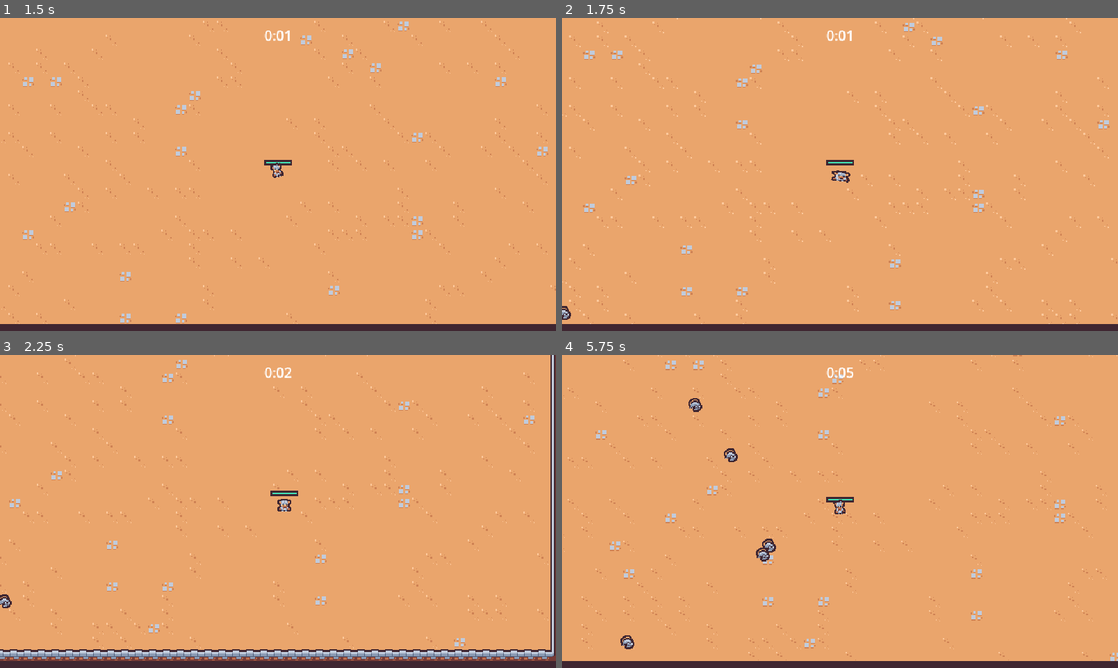
Above: before the commit, frames 1-4 (two rows, left to right).
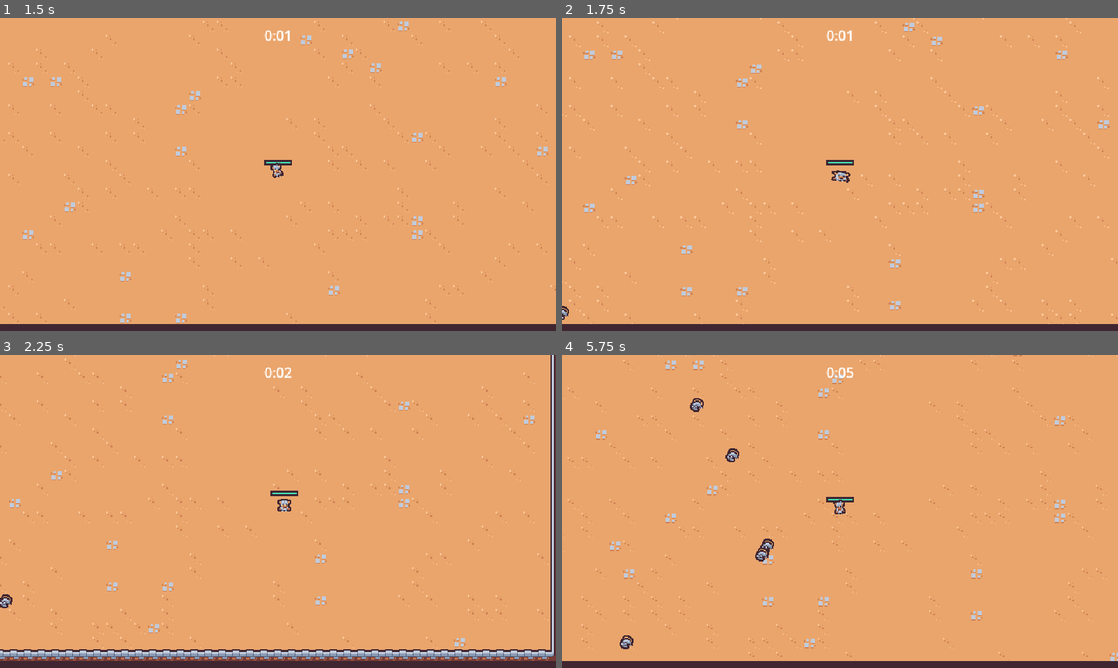
Above: after the commit, the same moments.

Repository: bseth15/2DSurvivorsCourse
Game: Godot game, scene res://scenes/main/main.tscn
Same seed, same stepped clock (60 frames per second), same inputs: the game is played once before the commit and once after it.
Inputs (mouse positions are in pixels of both pictures, inside the frame that each line leads up to):
- Up to frame 1 (1.5 s): move the mouse to (400, 158) at 0.52 s; press the mouse at (400, 158) at 0.53 s; hold D (move_right) 0.53-1.28 s; move the mouse to (166, 190) at 1.27 s; release the mouse at (166, 190) at 1.28 s; hold S (move_down) from 1.28 s (still down); click (166, 190) at 1.35 s
- Up to frame 2 (1.75 s): keep holding S (move_down)
- Up to frame 3 (2.25 s): move the mouse to (333, 442) at 2.02 s; release S (move_down) at 2.03 s; press the mouse at (333, 442) at 2.03 s; hold D (move_right) from 2.03 s (still down)
- Up to frame 4 (5.75 s): move the mouse to (812, 574) at 2.77 s; release D (move_right) at 2.78 s; release the mouse at (812, 574) at 2.78 s; hold W (move_up) 2.78-3.53 s; click (812, 574) at 2.85 s; move the mouse to (1006, 558) at 3.52 s; press the mouse at (1006, 558) at 3.53 s; hold A (move_left) 3.53-5.03 s; move the mouse to (673, 464) at 4.27 s; release the mouse at (673, 464) at 4.28 s; click (673, 464) at 4.35 s; move the mouse to (867, 511) at 5.02 s; press the mouse at (867, 511) at 5.03 s; hold S (move_down) from 5.03 s (still down)

Frame 1 is identical in both runs. In frame 2, less than 0.1% of the frame differs, in the area x 0-2%, y 92-97%; in frame 3, less than 0.1%; in frame 4, 0.3%, in the area x 10-39%, y 13-94%.

Commit message:
animate enemy death

Diff:
--- /dev/null
+++ b/scenes/component/death_component.gd
@@ -0,0 +1,24 @@
+extends Node2D
+
+@export var health_component: Node
+@export var sprite: Sprite2D
+
+
+func _ready() -> void:
+	$GPUParticles2D.texture = sprite.texture
+	health_component.died.connect(on_died)
+
+
+
+func on_died():
+	if owner == null || not owner is Node2D:
+		return
+
+	var spawn_position = owner.global_position
+
+	var entities = get_tree().get_first_node_in_group("entities_layer")
+	get_parent().remove_child(self)
+	entities.add_child(self)
+
+	global_position = spawn_position
+	$AnimationPlayer.play("default")
--- a/scenes/component/death_component.tscn
+++ b/scenes/component/death_component.tscn
@@ -1,6 +1,22 @@
-[gd_scene load_steps=8 format=3 uid="uid://2458k5k53ji8"]
+[gd_scene load_steps=9 format=3 uid="uid://2458k5k53ji8"]
 
 [ext_resource type="Texture2D" uid="uid://conhtjpg8pvii" path="res://scenes/game_object/basic_enemy/basic_enemy.png" id="1_j3vo2"]
+[ext_resource type="Script" path="res://scenes/component/death_component.gd" id="1_nf0e7"]
+
+[sub_resource type="Animation" id="Animation_33y8i"]
+length = 0.001
+tracks/0/type = "value"
+tracks/0/imported = false
+tracks/0/enabled = true
+tracks/0/path = NodePath("GPUParticles2D:emitting")
+tracks/0/interp = 1
+tracks/0/loop_wrap = true
+tracks/0/keys = {
+"times": PackedFloat32Array(0),
+"transitions": PackedFloat32Array(1),
+"update": 1,
+"values": [false]
+}
 
 [sub_resource type="Animation" id="Animation_y8weo"]
 resource_name = "default"
@@ -31,21 +47,6 @@
 }]
 }
 
-[sub_resource type="Animation" id="Animation_33y8i"]
-length = 0.001
-tracks/0/type = "value"
-tracks/0/imported = false
-tracks/0/enabled = true
-tracks/0/path = NodePath("GPUParticles2D:emitting")
-tracks/0/interp = 1
-tracks/0/loop_wrap = true
-tracks/0/keys = {
-"times": PackedFloat32Array(0),
-"transitions": PackedFloat32Array(1),
-"update": 1,
-"values": [false]
-}
-
 [sub_resource type="AnimationLibrary" id="AnimationLibrary_jsx0t"]
 _data = {
 "RESET": SubResource("Animation_33y8i"),
@@ -63,19 +64,19 @@
 particle_flag_disable_z = true
 direction = Vector3(0, -1, 0)
 spread = 30.0
-gravity = Vector3(0, 400, 0)
-initial_velocity_min = 125.0
-initial_velocity_max = 200.0
-angular_velocity_min = -720.0
-angular_velocity_max = 720.0
+gravity = Vector3(0, 800, 0)
+initial_velocity_min = 175.0
+initial_velocity_max = 250.0
+angular_velocity_min = -1440.0
+angular_velocity_max = 1440.0
 orbit_velocity_min = 0.0
 orbit_velocity_max = 0.0
 scale_curve = SubResource("CurveTexture_oq8t8")
 
 [node name="DeathComponent" type="Node2D"]
+script = ExtResource("1_nf0e7")
 
 [node name="AnimationPlayer" type="AnimationPlayer" parent="."]
-autoplay = "default"
 libraries = {
 "": SubResource("AnimationLibrary_jsx0t")
 }
@@ -85,7 +86,7 @@
 amount = 1
 process_material = SubResource("ParticleProcessMaterial_oa85q")
 texture = ExtResource("1_j3vo2")
-lifetime = 0.65
+lifetime = 0.5
 one_shot = true
 fixed_fps = 0
 interpolate = false
--- a/scenes/game_object/basic_enemy/basic_enemy.gd
+++ b/scenes/game_object/basic_enemy/basic_enemy.gd
@@ -3,6 +3,7 @@
 const MAX_SPEED: float = 40.0
 
 @onready var health_component: HealthComponent = $HealthComponent
+@onready var visuals: Node2D = $Visuals
 
 
 func _process(delta: float) -> void:
@@ -10,6 +11,10 @@
 	velocity = direction * MAX_SPEED
 	move_and_slide()
 
+	var move_sign = sign(velocity.x)
+	if move_sign != 0:
+		visuals.scale = Vector2(-move_sign, 1)
+
 
 func get_direction_to_player():
 	var player_node: Node2D = get_tree().get_first_node_in_group("player") as Node2D
--- a/scenes/game_object/basic_enemy/basic_enemy.tscn
+++ b/scenes/game_object/basic_enemy/basic_enemy.tscn
@@ -1,10 +1,11 @@
-[gd_scene load_steps=11 format=3 uid="uid://duayp3hbadurw"]
+[gd_scene load_steps=12 format=3 uid="uid://duayp3hbadurw"]
 
 [ext_resource type="Script" path="res://scenes/game_object/basic_enemy/basic_enemy.gd" id="1_u4x7s"]
 [ext_resource type="Texture2D" uid="uid://conhtjpg8pvii" path="res://scenes/game_object/basic_enemy/basic_enemy.png" id="2_4dp0f"]
 [ext_resource type="PackedScene" uid="uid://cf3njyix76t8y" path="res://scenes/component/health_component.tscn" id="2_v5eyi"]
 [ext_resource type="PackedScene" uid="uid://crxaquhb1rqtu" path="res://scenes/component/vial_drop_component.tscn" id="3_fht6a"]
 [ext_resource type="PackedScene" uid="uid://dmtjg72lmbch7" path="res://scenes/component/hurtbox_component.tscn" id="4_b0jqm"]
+[ext_resource type="PackedScene" uid="uid://2458k5k53ji8" path="res://scenes/component/death_component.tscn" id="4_flo5l"]
 
 [sub_resource type="Animation" id="Animation_o5kov"]
 resource_name = "walk"
@@ -115,6 +116,10 @@
 [node name="VialDropComponent" parent="." node_paths=PackedStringArray("health_component") instance=ExtResource("3_fht6a")]
 health_component = NodePath("../HealthComponent")
 
+[node name="DeathComponent" parent="." node_paths=PackedStringArray("health_component", "sprite") instance=ExtResource("4_flo5l")]
+health_component = NodePath("../HealthComponent")
+sprite = NodePath("../Visuals/Sprite2D")
+
 [node name="Visuals" type="Node2D" parent="."]
 
 [node name="Sprite2D" type="Sprite2D" parent="Visuals"]
